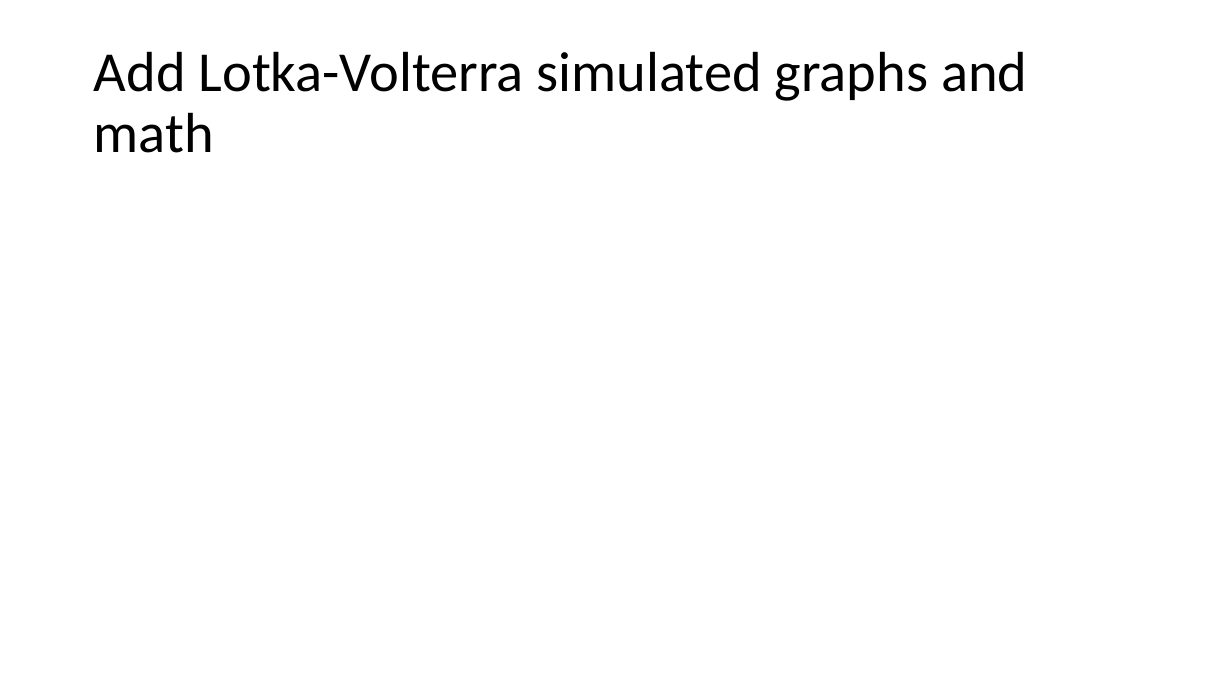
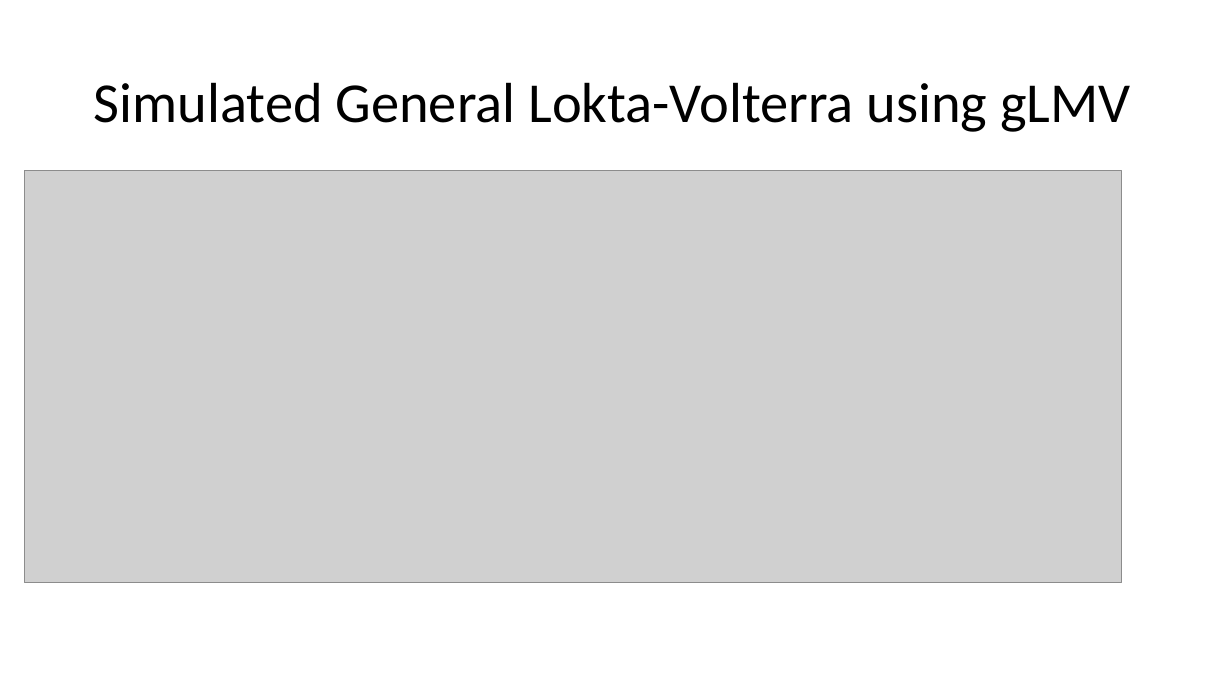
Before and after one commit to Fontanapink/GPs, a slide deck: slide 18 of GPRCommunities.pptx. Drawn at 1232x693 pixels with LibreOffice and Linux fonts; fonts in the diff are those of the drawing; grey boxes stand for pictures. Boxes give left, top, right and bottom in pixels: in the first picture for what was removed or moved away, otherwise in the second. Text is boxed around its words. In the diff, an @@ line names an element or a change of style, - is before the commit and + after.

```diff
--- a/GPRCommunities.pptx
+++ b/GPRCommunities.pptx
@@ title at bbox=[94, 82, 1131, 132]: text changed @@
-Add Lotka-Volterra simulated graphs and math
+Simulated General Lokta-Volterra using gLMV
@@ picture added at bbox=[24, 171, 1122, 583] @@
```
Also in this commit, not shown: 1 other slide changed, 1 slide added.
